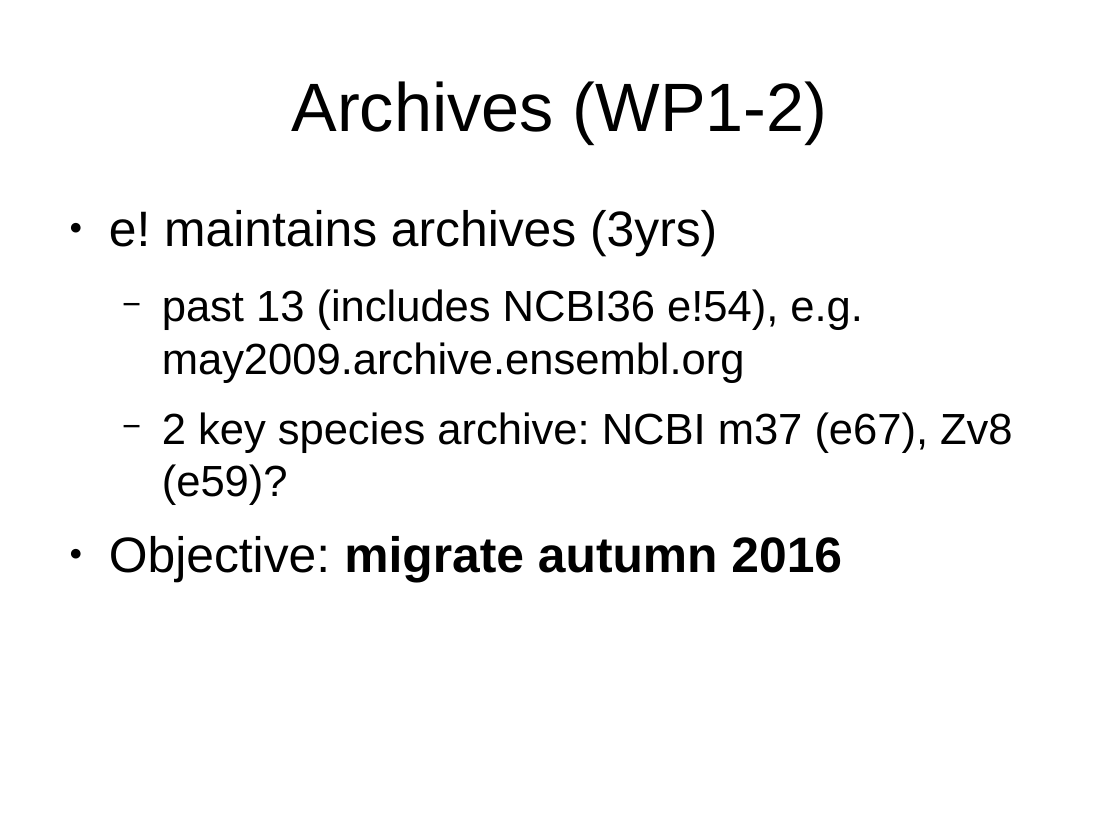
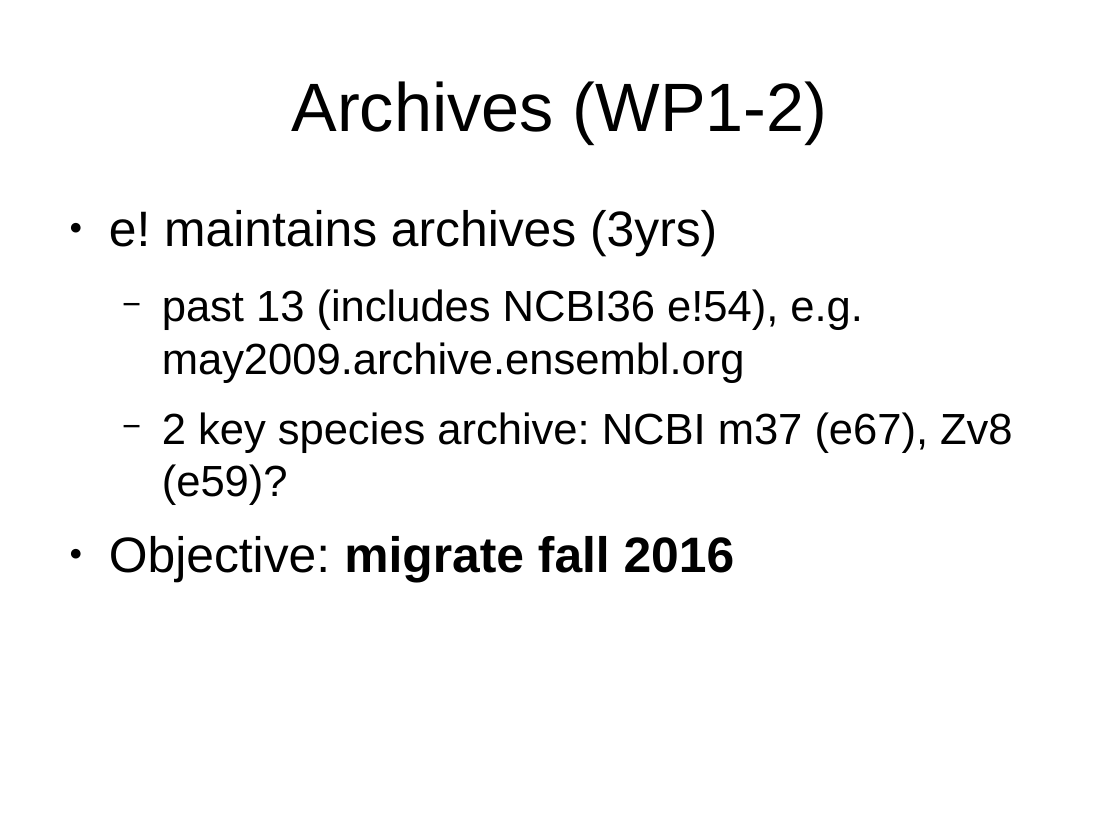
Before and after one commit to avullo/ensembl-migration-pm, a slide deck: slide 15 of data-review-10-16/talk.odp. Drawn at 1120x840 pixels with LibreOffice and Linux fonts; fonts in the diff are those of the drawing; background and template pictures are left out. Boxes give left, top, right and bottom in pixels: in the first picture for what was removed or moved away, otherwise in the second. Text is boxed around its words. In the diff, an @@ line names an element or a change of style, - is before the commit and + after.

```diff
--- a/data-review-10-16/talk.odp
+++ b/data-review-10-16/talk.odp
@@ text at bbox=[109, 536, 735, 583]: text changed @@
-● Objective: migrate autumn 2016
+● Objective: migrate fall 2016
```
Also in this commit, not shown: 11 other slides changed, 2 slides added, 1 slide removed, 4 other files.
